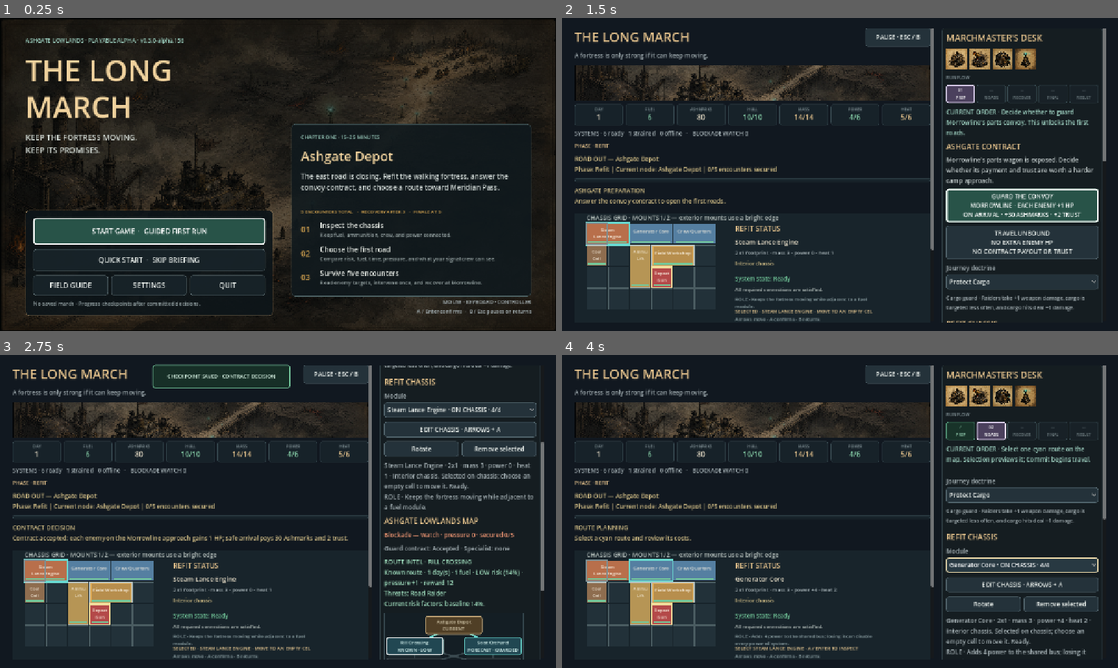
Above: before the commit, frames 1-4 (two rows, left to right).
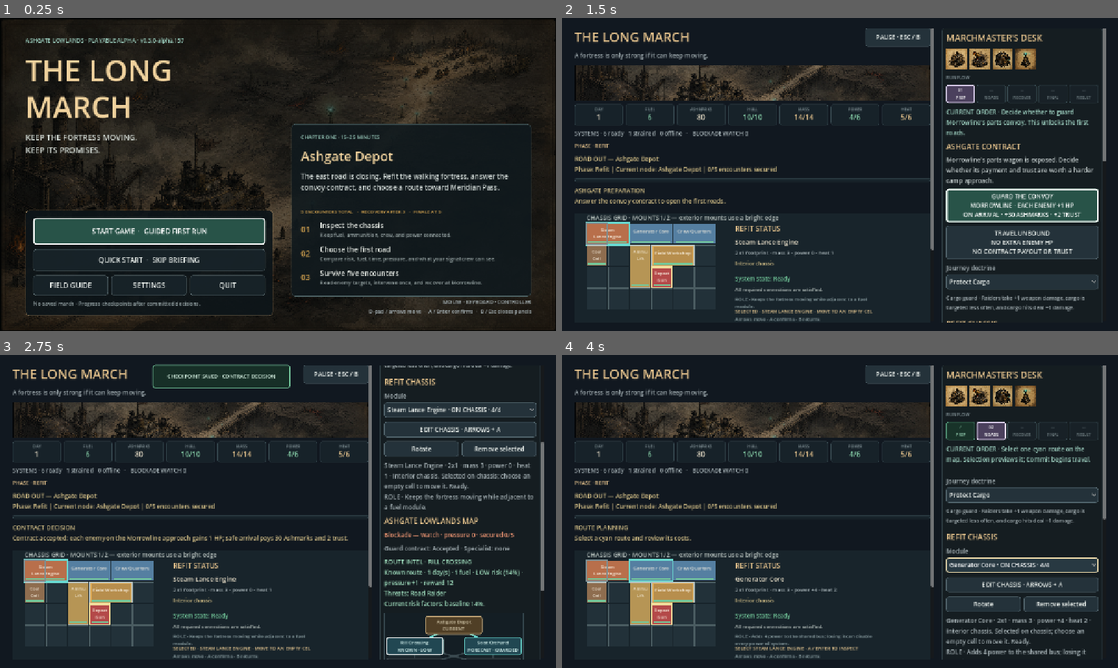
Above: after the commit, the same moments.

Repository: raphaelroshan/the-long-march
Game: Godot game, scene res://scenes/App.tscn
Same seed, same stepped clock (60 frames per second), same inputs: the game is played once before the commit and once after it.
Inputs:
- Up to frame 1 (0.25 s): no input
- Up to frame 2 (1.5 s): click "START GAME · GUIDED FIRST RUN" at 0.5 s; click "SKIP FOR THIS RUN" at 1.25 s
- Up to frame 3 (2.75 s): click "GUARD THE CONVOY MORROWLINE ·…" at 2 s
- Up to frame 4 (4 s): click "Steam Lance Engine · ON CHASS…" at 2.75 s; click "Protect Cargo" at 3.5 s

The runs differ from the first frame. In frame 1, 0.2% of the frame differs, in the area x 32-95%, y 6-95%; in frame 2, less than 0.1%; in frame 3, less than 0.1%; in frame 4, less than 0.1%.

Commit message:
Make title control hints contextual

Diff:
--- a/project.godot
+++ b/project.godot
@@ -4,7 +4,7 @@
 
 [application]
 config/name="The Long March"
-config/version="0.3.0-alpha.156"
+config/version="0.3.0-alpha.157"
 run/main_scene="res://scenes/App.tscn"
 config/features=PackedStringArray("4.4", "GL Compatibility")
 
--- a/src/ui/app.gd
+++ b/src/ui/app.gd
@@ -290,7 +290,7 @@
 	stage.add_child(_stage_rule("03", "Survive five encounters", "Read enemy targets, intervene once, and recover at Morrowline."))
 
 	var controls := Label.new()
-	controls.text = "MOUSE · KEYBOARD · CONTROLLER\nA / Enter confirms  ·  B / Esc pauses or returns"
+	controls.text = "MOUSE · KEYBOARD · CONTROLLER\nD-pad / arrows move  ·  A / Enter confirms  ·  B / Esc closes panels"
 	controls.horizontal_alignment = HORIZONTAL_ALIGNMENT_RIGHT
 	controls.add_theme_font_size_override("font_size", 12)
 	controls.add_theme_color_override("font_color", Color("#aab6ba"))
--- a/tests/test_app_shell.gd
+++ b/tests/test_app_shell.gd
@@ -38,6 +38,7 @@
 	_expect(app.quick_start_button.get_node_or_null(app.quick_start_button.focus_next) == app.guide_button and app.quit_button.get_node_or_null(app.quit_button.focus_next) == app.start_button, "no-save Tab navigation should skip Continue and wrap through visible title actions")
 	_expect(app.guide_button.text == "FIELD GUIDE" and app.save_status_label.text.contains("checkpoints"), "the title should use player-facing guide and autosave language")
 	_expect(_tree_contains_text(app.menu_view, "5 ENCOUNTERS TOTAL") and _tree_contains_text(app.menu_view, "FINALE AT 5"), "the title should make clear that the final battle is the fifth encounter, not an additional sixth fight")
+	_expect(_tree_contains_text(app.menu_view, "D-pad / arrows move") and _tree_contains_text(app.menu_view, "B / Esc closes panels"), "the title should describe its own navigation behavior instead of claiming that cancel pauses the game")
 	var completed_briefing := FileAccess.open(ONBOARDING_PATH, FileAccess.WRITE)
 	completed_briefing.store_string("completed for title test")
 	completed_briefing.close()
--- a/tools/ci_manifest.json
+++ b/tools/ci_manifest.json
@@ -1,7 +1,7 @@
 {
   "slug": "the-long-march",
   "display_name": "The Long March",
-  "prototype_version": "0.3.0-alpha.156",
+  "prototype_version": "0.3.0-alpha.157",
   "playtest_ready": true,
   "godot_test": "res://tests/test_fortress_state.gd",
   "primary_repo": "raphaelroshan/the-long-march",
Not shown, changed: export_presets.cfg
Not shown, changed: docs/decision_log.md
